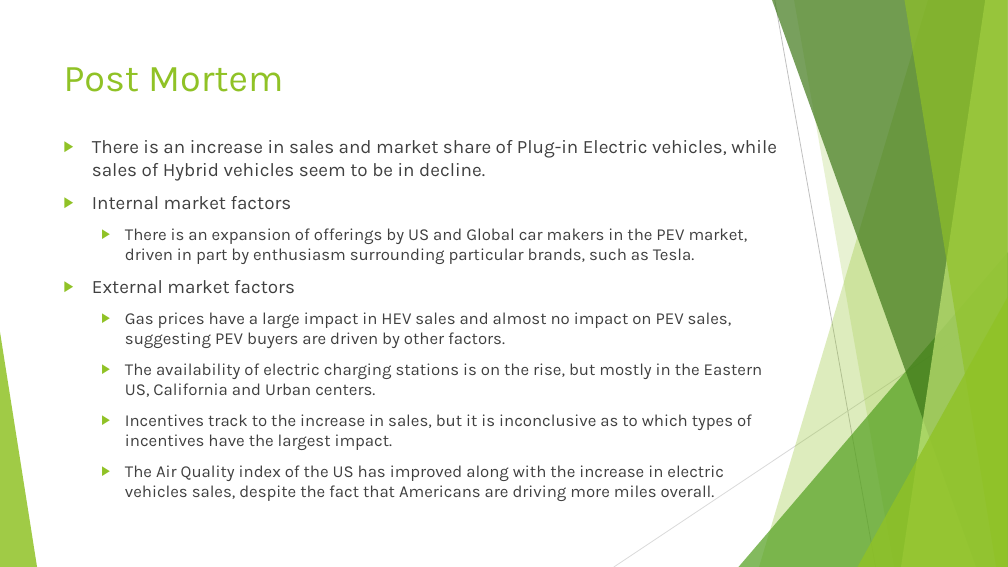
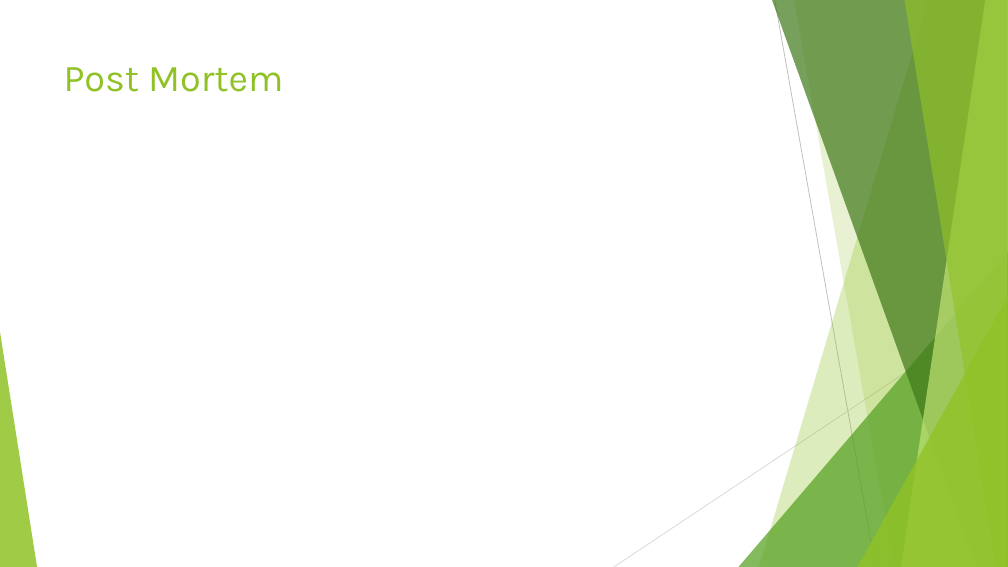
Before and after one commit to Barbara-Gordon/Team9, a slide deck: slide 24 of Presentation1.pptx (slide 32 before the commit). Drawn at 1008x567 pixels with LibreOffice and Linux fonts; fonts in the diff are those of the drawing. Boxes give left, top, right and bottom in pixels: in the first picture for what was removed or moved away, otherwise in the second. Text is boxed around its words. In the diff, an @@ line names an element or a change of style, - is before the commit and + after.

Commit message:
ppt

```diff
--- a/Presentation1.pptx
+++ b/Presentation1.pptx
@@ text removed at bbox=[92, 140, 777, 501] @@
-▶ There is an increase in sales and market share of Plug-in Electric vehicles, while sales of Hybrid vehicles seem to be in decline.
-▶ Internal market factors
-  ▶ There is an expansion of offerings by US and Global car makers in the PEV market, driven in part by enthusiasm surrounding particular brands, such as Tesla.
-▶ External market factors
-  ▶ Gas prices have a large impact in HEV sales and almost no impact on PEV sales, suggesting PEV buyers are driven by other factors.
-  ▶ The availability of electric charging stations is on the rise, but mostly in the Eastern US, California and Urban centers.
-  ▶ Incentives track to the increase in sales, but it is inconclusive as to which types of incentives have the largest impact.
-  ▶ The Air Quality index of the US has improved along with the increase in electric vehicles sales, despite the fact that Americans are driving more miles overall.
```
Also in this commit, not shown: 7 other slides changed, 10 slides added, 18 slides removed.
